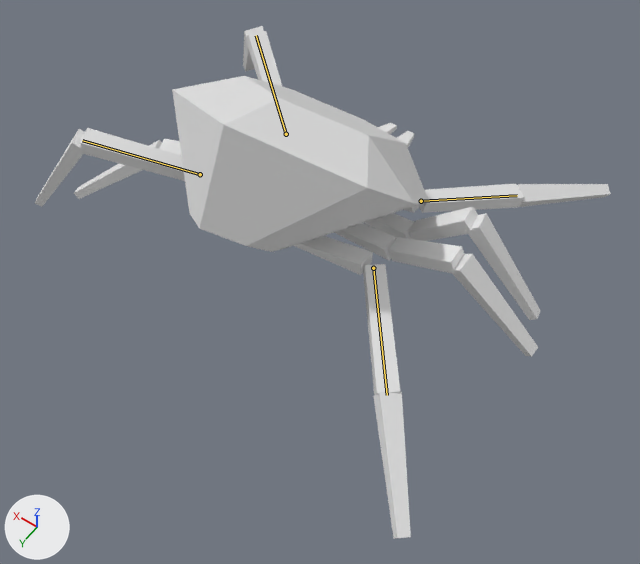
An edit to the glTF model glb_imports/Paramite.glb, drawn before and after from the same camera.
The view is the same before and after, from a 50 mm camera at (-3.72, 5.38, 5.74) aimed at (-0.57, 0.96, -1.21). The lights are fixed; the arrows at lower left show +X, +Y and +Z. The first picture is the older version. Both versions are drawn at frame 0 of the action 'panicked_run_loop'; the numbers are the values there. The bones that change are drawn over the model as lines.

The first picture shows 'Body', 'LeftVeryBackShin', 'LeftVeryBackThigh', 'LeftVeryFrontShin', 'LeftVeryFrontThigh', 'RightMiddleBackShin', 'RightMiddleBackThigh', 'RightMiddleFrontShin', 'RightMiddleFrontThigh', 'RightVeryBackShin', 'RightVeryBackThigh', 'RightVeryFrontShin', 'RightVeryFrontThigh' and 4 more.
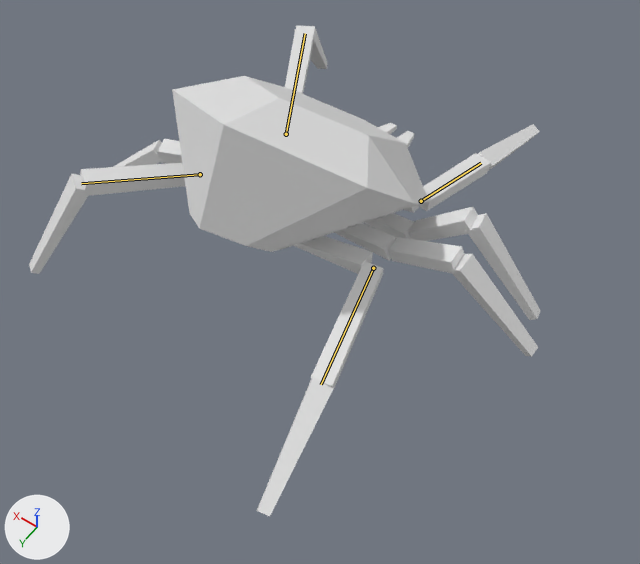
Commit message: Paramite Panicked Run Loop
Made paramite panicked run loop more chaotic by making horizontal feet positions change between frames

Location of each change, (x1, y1, x2, y2) in pixels of the pictures (640 x 564 px):
'RightVeryBackShin', posed (100% wider): before (373, 392, 411, 538); after (257, 378, 334, 517)
'RightVeryBackThigh', posed (92% wider): before (363, 264, 401, 395); after (310, 261, 384, 390)
'LeftVeryBackThigh', posed (37% shorter): before (81, 128, 185, 181); after (80, 163, 186, 196)
'RightVeryFrontThigh', posed (31% narrower, 97% taller): before (418, 184, 525, 213); after (418, 153, 491, 211)
'LeftVeryBackShin', posed: before (35, 129, 86, 207); after (29, 174, 91, 274)
'RightVeryFrontShin', posed (34% narrower, 100% taller): before (517, 184, 611, 207); after (478, 124, 540, 171)
'LeftVeryFrontThigh', posed: before (246, 31, 282, 86); after (285, 29, 314, 94)
'LeftVeryFrontShin', posed (45% wider, 6% shorter): before (243, 26, 264, 72); after (296, 26, 327, 69)
bone 'Bone.002.L', root to tip: before (200, 174) to (82, 140); after (200, 174) to (81, 183)
bone 'Bone.008.L', root to tip: before (286, 134) to (256, 35); after (286, 134) to (305, 33)
bone 'Bone.002.R', root to tip: before (373, 268) to (387, 395); after (373, 268) to (321, 384)
bone 'Bone.008.R', root to tip: before (421, 201) to (517, 195); after (421, 201) to (481, 163)

The edits, one by one:
Bone 'Bone.002.L' (bone_bone_002_l) turns from (-27, 5, 16) to (-57, 12, 12) degrees about its own x, y and z.
Bone 'Bone.008.L' (bone_bone_008_l) turns from (32, -12, 26) to (62, -23, 17) degrees about its own x, y and z.
Bone 'Bone.002.R' (bone_bone_002_r) turns from (-47, 11, 15) to (-78, 17, 7) degrees about its own x, y and z.
Bone 'Bone.008.R' (bone_bone_008_r) turns from (54, -11, 10) to (84, -15, 3) degrees about its own x, y and z.
